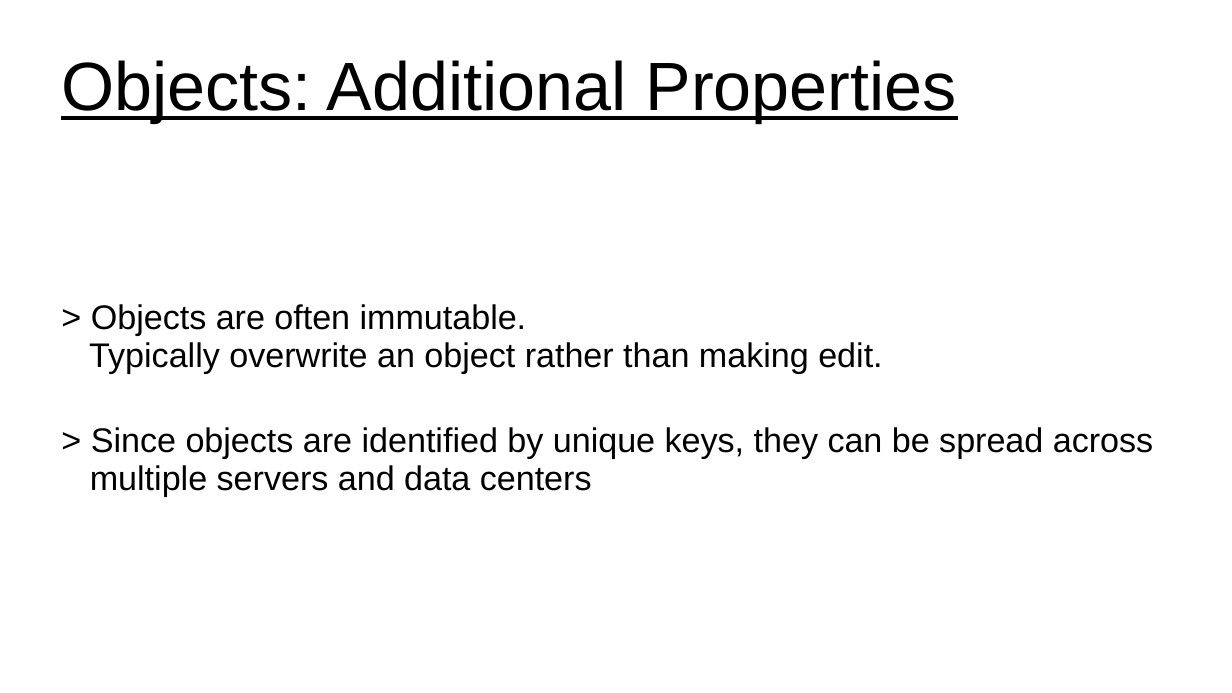
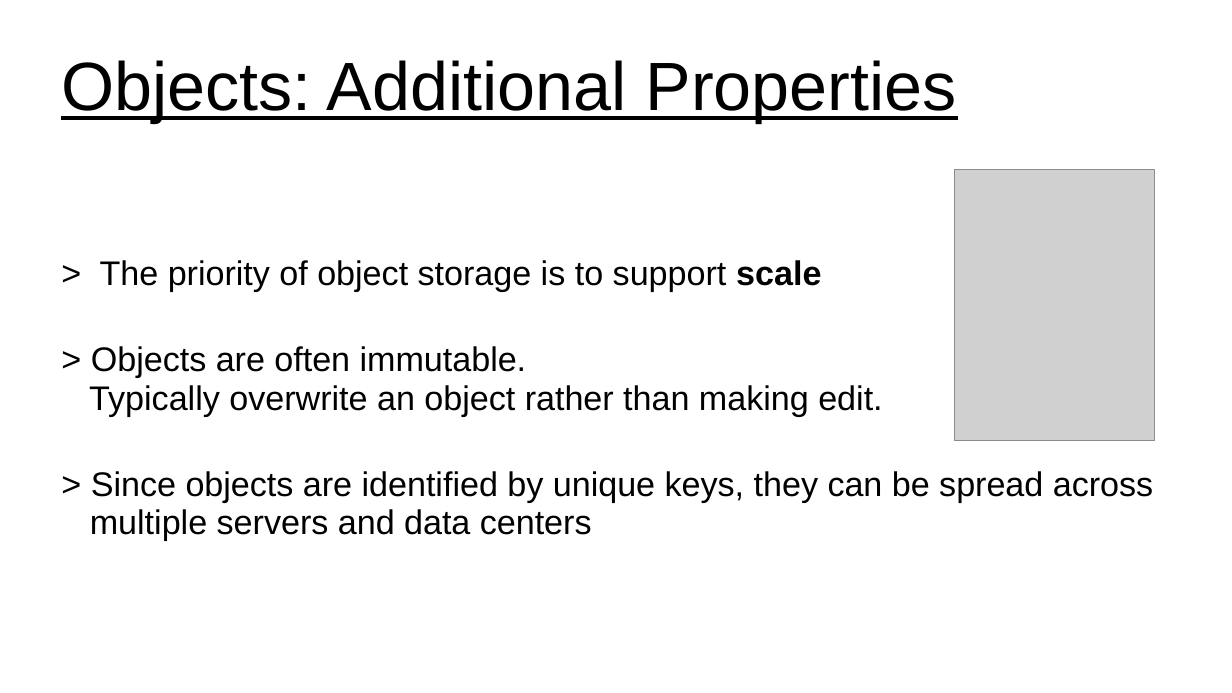
Before and after one commit to UVADS/ds5110, a slide deck: slide 4 of 04_distrib_data_storage_foundations/content_distributed_storage/distributed_storage.ppt. Drawn at 1232x693 pixels with LibreOffice and Linux fonts; fonts in the diff are those of the drawing; grey boxes stand for pictures. Boxes give left, top, right and bottom in pixels: in the first picture for what was removed or moved away, otherwise in the second. Text is boxed around its words. In the diff, an @@ line names an element or a change of style, - is before the commit and + after.

```diff
--- a/04_distrib_data_storage_foundations/content_distributed_storage/distributed_storage.ppt
+++ b/04_distrib_data_storage_foundations/content_distributed_storage/distributed_storage.ppt
@@ picture added at bbox=[956, 170, 1155, 442] @@
@@ subtitle at bbox=[100, 260, 821, 292]: paragraph added @@
+> The priority of object storage is to support scale
```
Also in this commit, not shown: 1 other slide changed, 1 other file.
